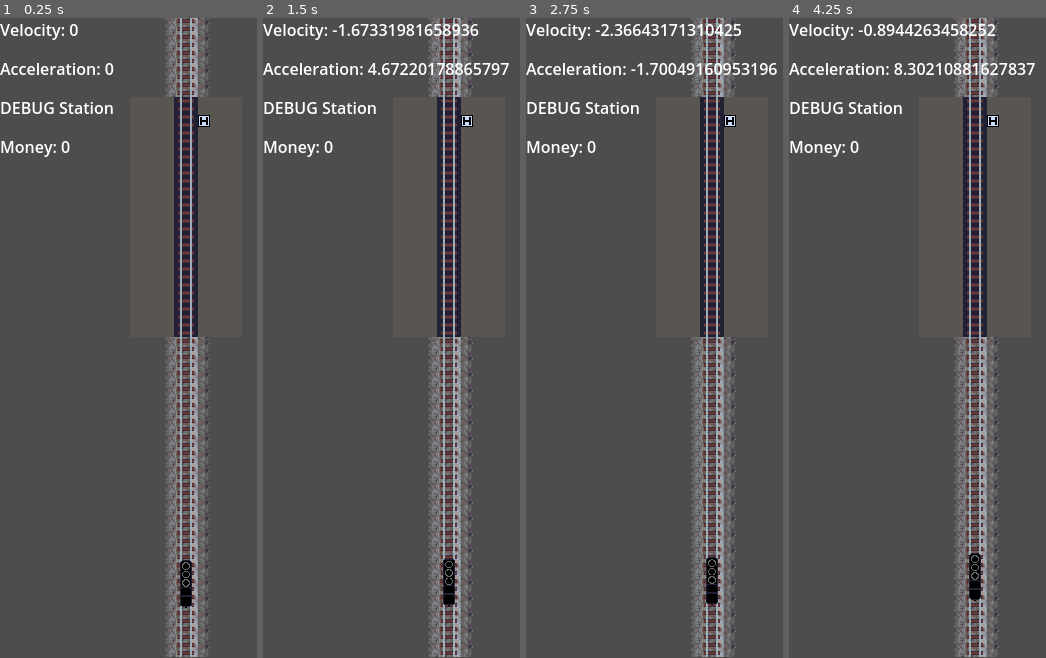
Above: before the commit, frames 1-4 (left to right).
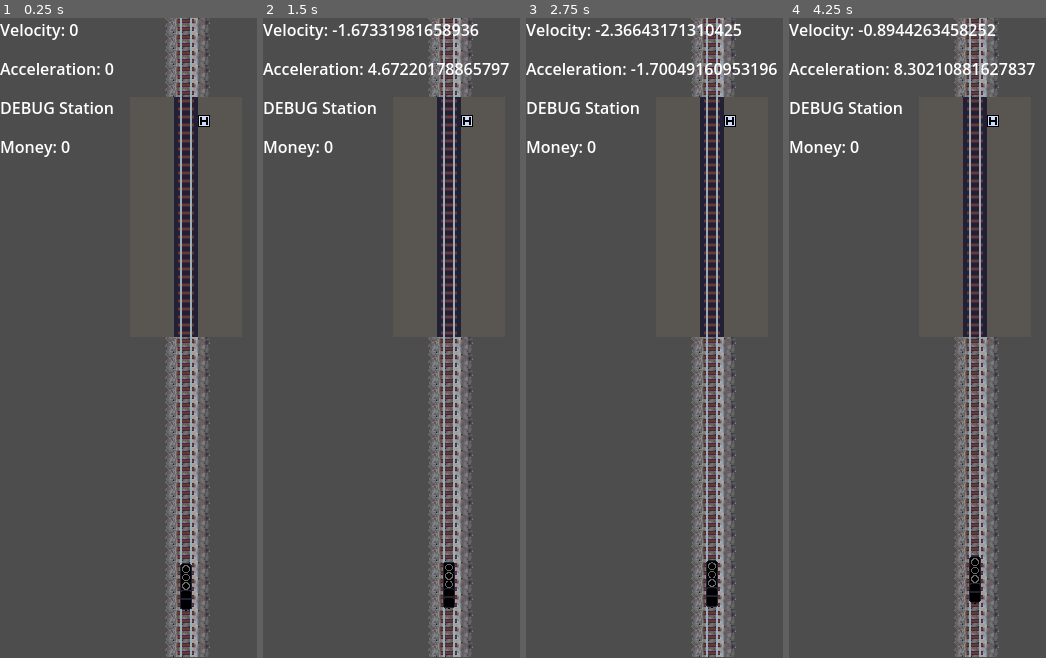
Above: after the commit, the same moments.

Repository: sthoni/gamejamaugust2024
Game: Godot game, scene res://level.tscn
Two runs of this game, one before a commit and one after it. Both use one fixed random seed, a clock stepped at 60 frames per second and the inputs below.
Inputs:
- Up to frame 1 (0.25 s): no input
- Up to frame 2 (1.5 s): tap Enter at 0.5 s; hold Up (accelerate) 0.53-1.28 s; hold Down (brake) from 1.28 s (still down)
- Up to frame 3 (2.75 s): tap Space at 2 s; release Down (brake) at 2.03 s; hold Up (accelerate) from 2.03 s (still down)
- Up to frame 4 (4.25 s): release Up (accelerate) at 3.53 s; hold Down (brake) from 3.53 s (still down)

The runs differ from the first frame. In frame 1, 0.2% of the frame differs, in the area x 70-75%, y 84-93%; in frame 2, 0.2%; in frame 3, 0.2%; in frame 4, 0.2%, in the area x 70-75%, y 83-92%.

Commit message:
changed train collision boundaries

Diff:
--- a/level.tscn
+++ b/level.tscn
@@ -14,6 +14,7 @@
 position = Vector2(178, -1)
 
 [node name="Train" parent="." instance=ExtResource("2_kmlf3")]
+position = Vector2(185, 569)
 
 [node name="Station" parent="." instance=ExtResource("3_7tcqk")]
 position = Vector2(186, 140)
--- a/train/train.gd
+++ b/train/train.gd
@@ -14,6 +14,7 @@
 func _ready() -> void:
 	print(weight)
 	%TrainShape.scale.y = waggon_amount
+	%TrainShape.position.y = waggon_amount * (%TrainShape.shape.size.x / 2)
 
 func _physics_process(delta: float) -> void:
 	var new_velocity := velocity.y
--- a/train/train.tscn
+++ b/train/train.tscn
@@ -12,13 +12,8 @@
 
 [node name="TrainShape" type="CollisionShape2D" parent="."]
 unique_name_in_owner = true
-position = Vector2(6, -2)
+position = Vector2(1, 0)
 shape = SubResource("RectangleShape2D_xyumy")
-
-[node name="Sprite2D" type="Sprite2D" parent="."]
-texture_filter = 1
-position = Vector2(1, -42)
-rotation = 1.5708
 
 [node name="Timer_Brake" type="Timer" parent="."]
 one_shot = true
@@ -28,7 +23,7 @@
 
 [node name="Locomotive" type="Sprite2D" parent="."]
 texture_filter = 1
-position = Vector2(6, -1.99999)
+position = Vector2(1, 0)
 rotation = 1.5708
 scale = Vector2(0.241643, 0.241643)
 texture = ExtResource("2_htwba")
Not shown, changed: .gitignore
